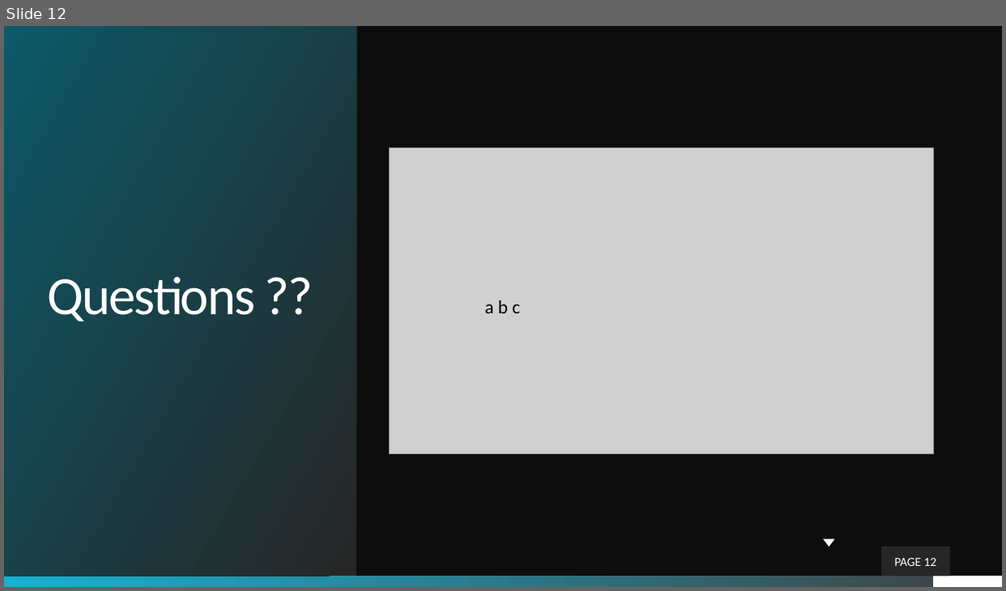
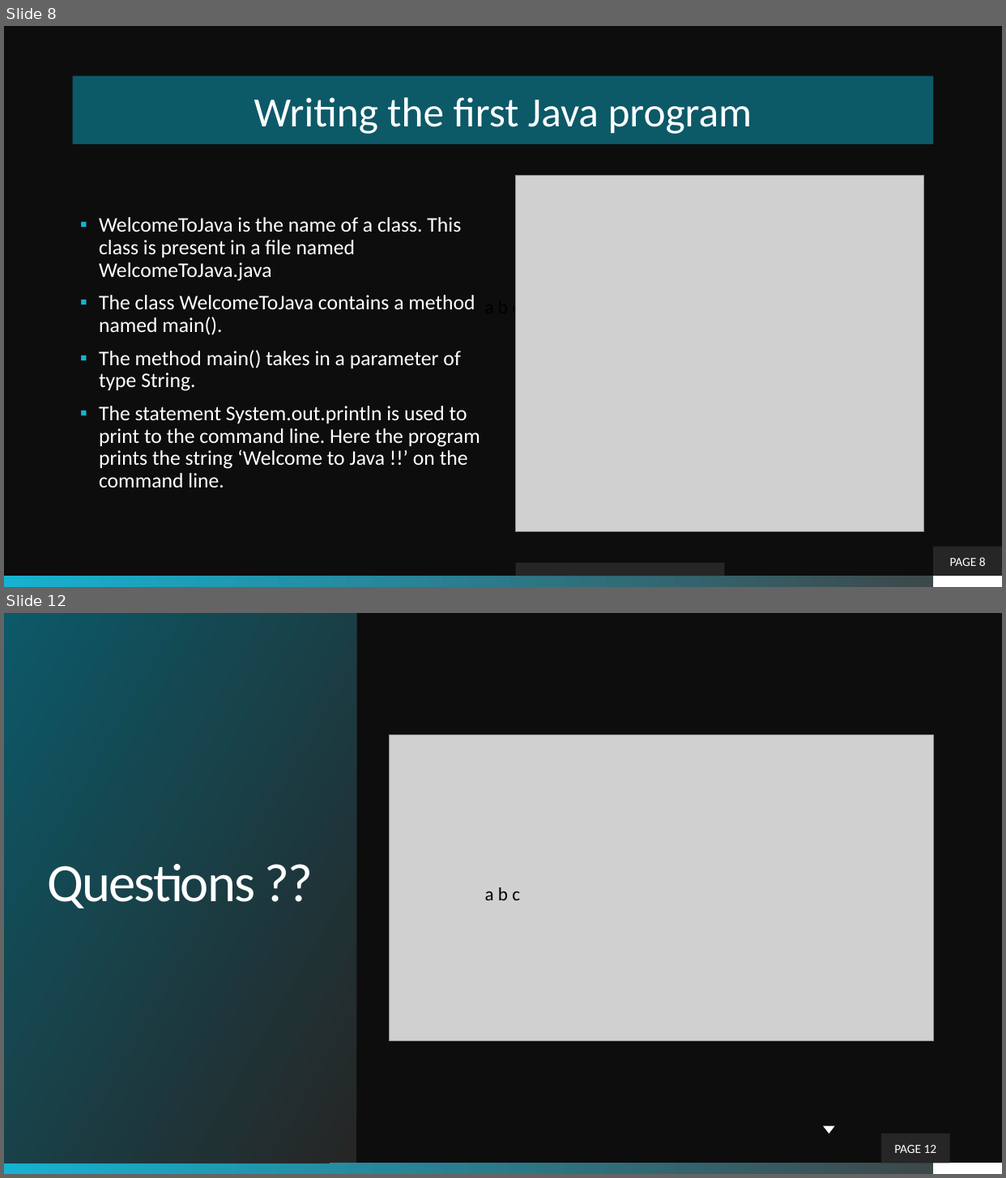
Before and after one commit to theLeonidas/Courses, a slide deck: courseMaterial/Objective-2-Simple Java Program/Basics_Of_A_Java_Program.pptx. Shown one above the other, each under a label of ours: slide 12 before the commit, slides 8 and 12 after it; the slides between them are not shown. The pictures are 1006x591 and 1006x1178 pixels, drawn with LibreOffice and Linux fonts; fonts in the diff are those of the drawing; grey boxes stand for pictures; background and template pictures are left out. Boxes give left, top, right and bottom in pixels: in the first picture for what was removed or moved away, otherwise in the second. Text is boxed around its words. In the diff, an @@ line names an element or a change of style, - is before the commit and + after.

```diff
--- a/courseMaterial/Objective-2-Simple Java Program/Basics_Of_A_Java_Program.pptx
+++ b/courseMaterial/Objective-2-Simple Java Program/Basics_Of_A_Java_Program.pptx
@@ slide 8 added at (4, 26, 1002, 587), background picture (left out); not listed: 2 template elements that a slide beside it also shows @@
@@ title added at (73, 76, 934, 144), fill #0C5968, 40 pt, text #FFFFFF @@
+Writing the first Java program
@@ picture added at (515, 176, 923, 532) @@
@@ text added at (99, 217, 480, 488), 20 pt, text #FFFFFF @@
+▪ WelcomeToJava is the name of a class. This class is present in a file named WelcomeToJava.java
+▪ The class WelcomeToJava contains a method named main().
+▪ The method main() takes in a parameter of type String.
+▪ The statement System.out.println is used to print to the command line. Here the program prints the string ‘Welcome to Java !!’ on the command line.
@@ text added at (363, 221, 520, 318), 18 pt, text #000000 @@
+a b c
@@ page number added at (934, 547, 1002, 576), fill #262626, 12 pt, text #FFFFFF @@
+PAGE 8
@@ rectangle added at (515, 564, 724, 576), fill #262626 @@
```
Also in this commit, not shown: 5 slides changed, 4 other slides added, 5 slides removed, 24 other files.
